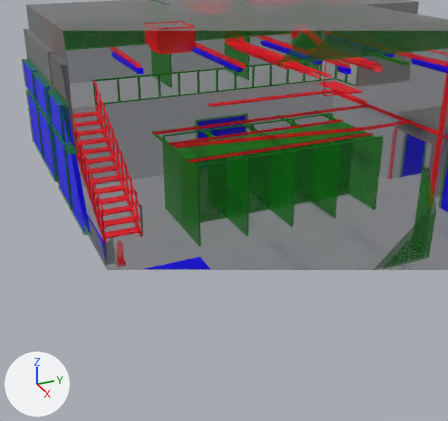
The Blender file Assets/ElectricalVRTests/elec_classroom/elec_classroom.blend as it was, and as the next commit left it.
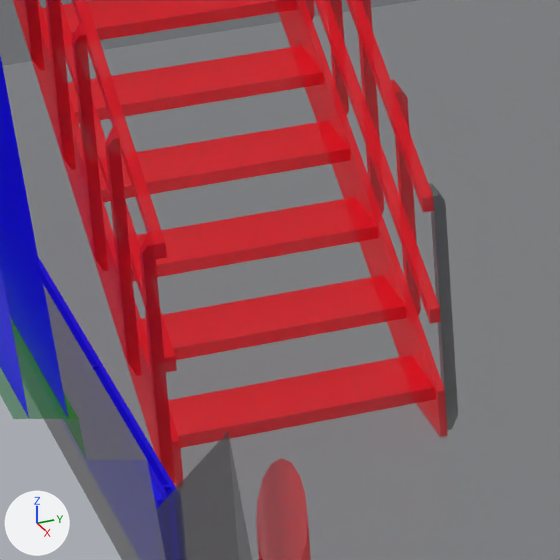
Each version appears first from a 50 mm camera at (18.26, -15.03, 12.1) aimed at (-3.22, -5.37, 1.36), and next in a close-up on the part from 18% to 35% of the width and 42% to 60% of the height. Arrows for +X, +Y and +Z are at lower left; the lights stay in place. Everything nearer to the camera than a plane just in front of the edit is cut away.

Script lines for the objects in view, before the commit:
```python
me_cube_002 = bpy.data.meshes.new('Cube.002')
me_cube_002.from_pydata(...)  # 7053 vertices, 5233 faces; spans x -16.6..12.8, y -11.2..10.9, z 0.0..8.5
me_cube_002.polygons.foreach_set('use_smooth', [True] * 5233)
# faces by material slot: [424, 2805, 668, 1336]
me_cube_002.materials.append(mat_elec_room_base)  # grey #7a7a7a
me_cube_002.materials.append(mat_elec_room_metallic)  # its picture is missing
me_cube_002.materials.append(mat_elec_room_wood)  # its picture is missing
me_cube_002.materials.append(mat_elec_room_details)  # its picture is missing
ob_mesh_room_v2 = bpy.data.objects.new('mesh_room_v2', me_cube_002)
ob_mesh_room_v2.location = (0.0, 0.0, 0.0)
```
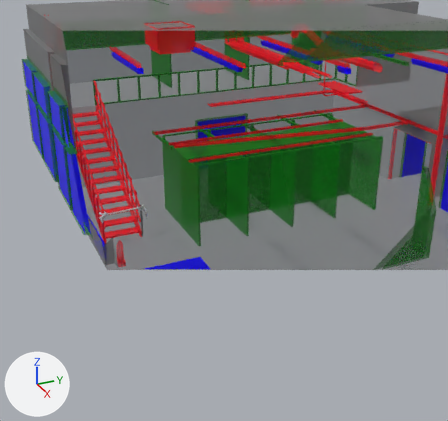
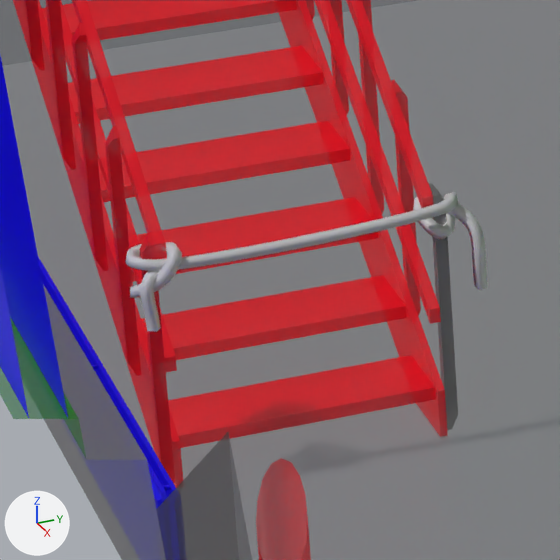
Boxes (x1, y1, x2, y2) around the edits, measured in the close-ups (560 x 560 px):
'mesh_rope', added: after (125, 192, 488, 332)

Edits to the bpy script that builds the scene:
```text
Add me_beziercurve:
    me_beziercurve.from_pydata(...)  # 444 vertices, 436 faces; spans x -0.94..-0.58, y -1.36..0.64, z -0.3..0.27
    me_beziercurve.polygons.foreach_set('use_smooth', [True] * 436)
Add ob_mesh_rope:
    ob_mesh_rope = bpy.data.objects.new('mesh_rope', me_beziercurve)
    ob_mesh_rope.location = (-4.134, -8.86, 1.239)
```
